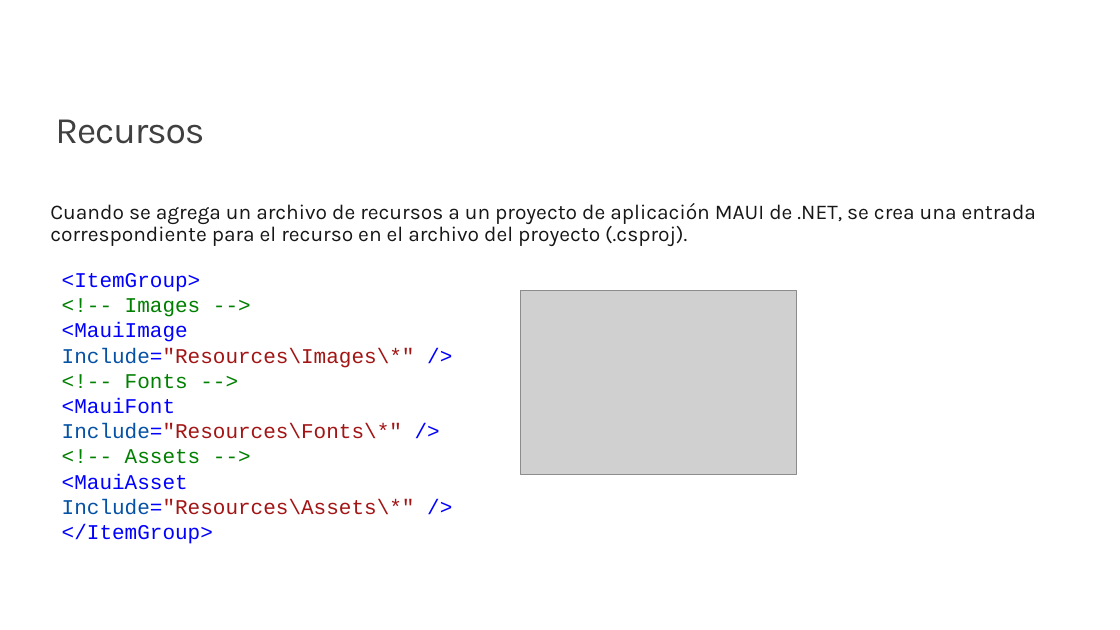
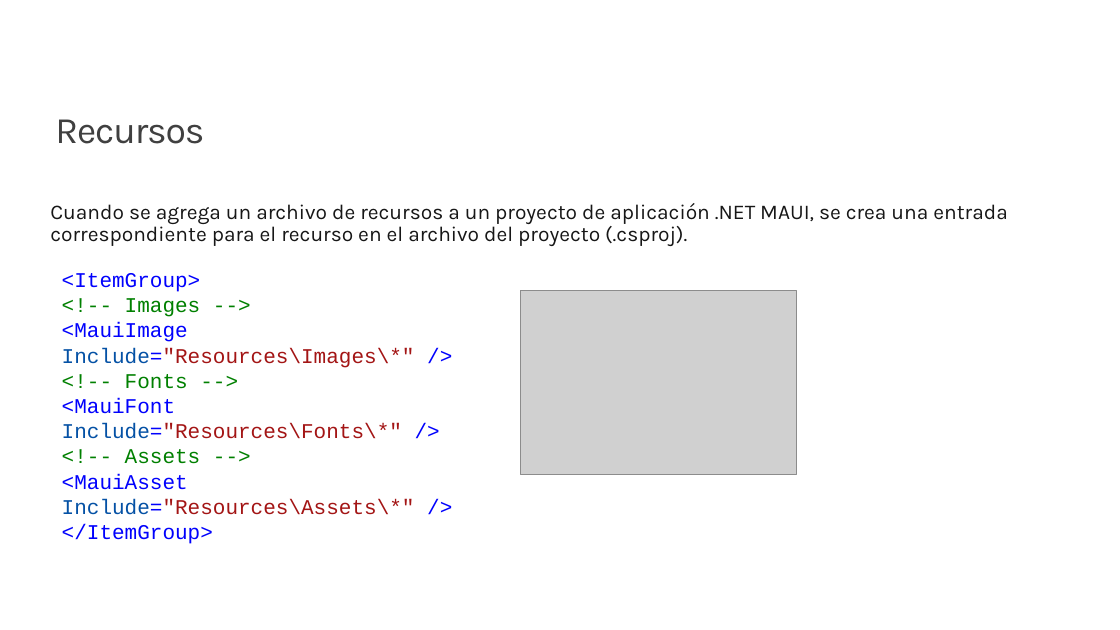
Before and after one commit to jsuarezruiz/taller-dotnet-maui, a slide deck: slide 5 of Bloque 3 - Creación de primera App/Taller10 - Proyecto único.pptx. Drawn at 1120x630 pixels with LibreOffice and Linux fonts; fonts in the diff are those of the drawing; grey boxes stand for pictures; background and template pictures are left out. Boxes give left, top, right and bottom in pixels: in the first picture for what was removed or moved away, otherwise in the second. Text is boxed around its words. In the diff, an @@ line names an element or a change of style, - is before the commit and + after.

Commit message:
Updated slides

```diff
--- a/Bloque 3 - Creación de primera App/Taller10 - Proyecto único.pptx
+++ b/Bloque 3 - Creación de primera App/Taller10 - Proyecto único.pptx
@@ text at (50, 203, 1007, 246): text changed @@
-Cuando se agrega un archivo de recursos a un proyecto de aplicación MAUI de .NET, se crea una entrada correspondiente para el recurso en el archivo del proyecto (.csproj).
+Cuando se agrega un archivo de recursos a un proyecto de aplicación .NET MAUI, se crea una entrada correspondiente para el recurso en el archivo del proyecto (.csproj).
```
Also in this commit, not shown: 2 other files.
